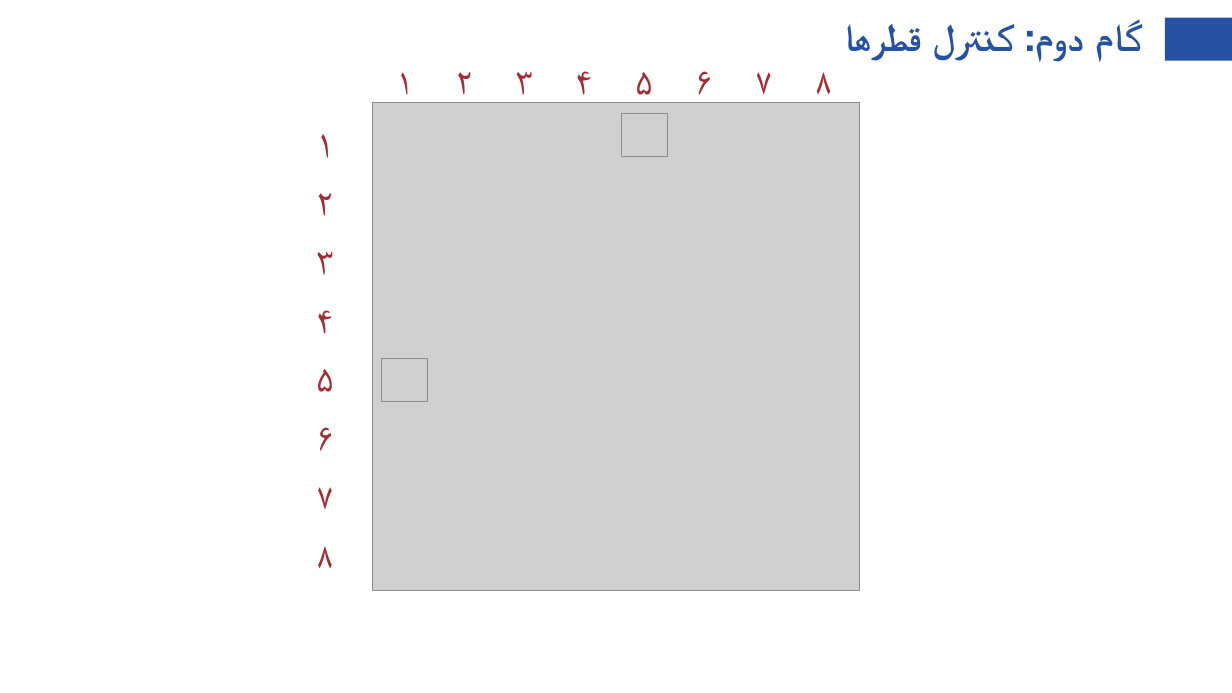
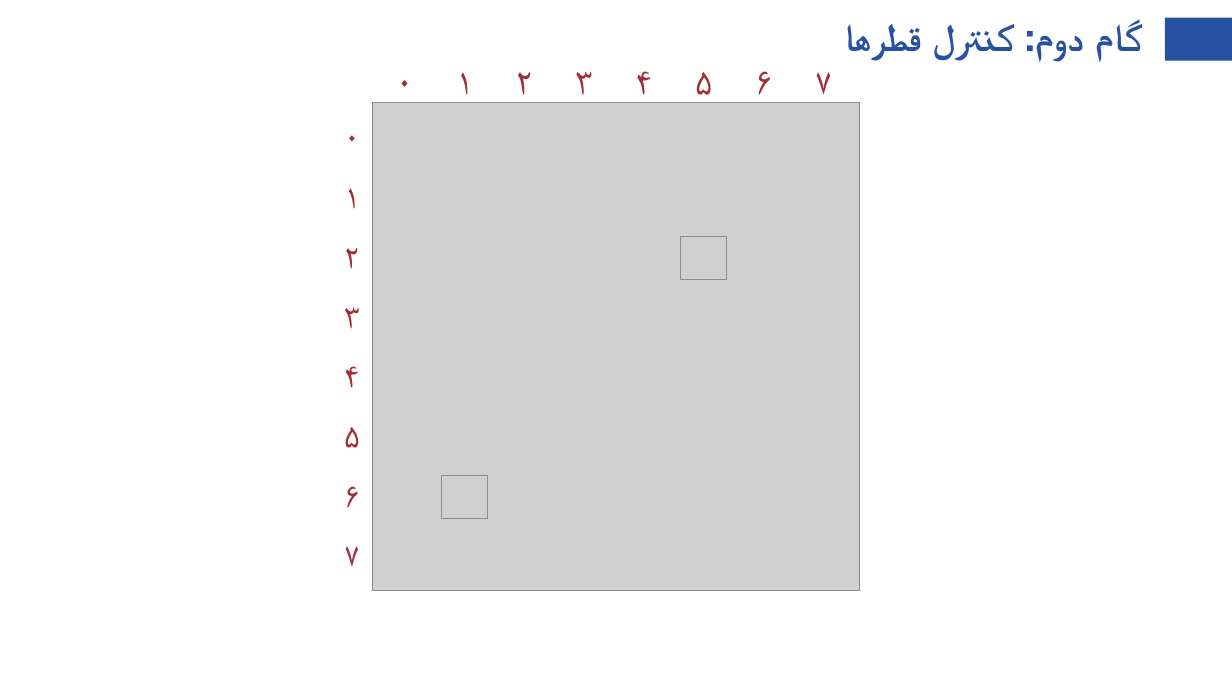
Before and after one commit to SharifiZarchi/Algorithms_Python_HighSchool, a slide deck: slide 104 of Slides/فصل ۷ - نقاشی های فرکتالی/جلسه هفتم .pptx (slide 103 before the commit). Drawn at 1232x693 pixels with LibreOffice and Linux fonts; fonts in the diff are those of the drawing; grey boxes stand for pictures; background and template pictures are left out. Boxes give left, top, right and bottom in pixels: in the first picture for what was removed or moved away, otherwise in the second. Text is boxed around its words. In the diff, an @@ line names an element or a change of style, - is before the commit and + after.

```diff
--- a/Slides/فصل ۷ - نقاشی های فرکتالی/جلسه هفتم .pptx
+++ b/Slides/فصل ۷ - نقاشی های فرکتالی/جلسه هفتم .pptx
@@ 7 texts: place and size @@
-7 texts at bbox=[396, 71, 773, 104]
+7 texts at bbox=[456, 71, 833, 104]
@@ text added at bbox=[396, 80, 414, 104], 28 pt, text #A12E34 @@
+۰
@@ text removed at bbox=[815, 72, 833, 104] @@
-۸
@@ text added at bbox=[344, 135, 360, 142], 25.5 pt, text #A12E34 @@
+۰
@@ text "۱": place and size @@
-text "۱" at bbox=[315, 134, 334, 158]
+text "۱" at bbox=[344, 188, 360, 209]
@@ text "۱" at bbox=[344, 188, 360, 209]: size 30 to 25.5 pt; less space between paragraphs @@
@@ text "۲": place and size @@
-text "۲" at bbox=[316, 193, 334, 216]
+text "۲" at bbox=[344, 248, 360, 269]
@@ picture: place and size @@
-picture at bbox=[621, 114, 667, 157]
+picture at bbox=[681, 237, 727, 280]
@@ text "۳": place and size @@
-text "۳" at bbox=[316, 251, 334, 275]
+text "۳" at bbox=[344, 308, 360, 328]
@@ text "۴": place and size @@
-text "۴" at bbox=[316, 310, 334, 334]
+text "۴" at bbox=[344, 366, 360, 388]
@@ text "۵": place and size @@
-text "۵" at bbox=[316, 369, 334, 392]
+text "۵" at bbox=[344, 427, 360, 448]
@@ size 28 to 25.5 pt; less space between paragraphs in 6 elements at bbox=[344, 248, 360, 269], bbox=[344, 308, 360, 328], bbox=[344, 366, 360, 388], bbox=[344, 427, 360, 448], bbox=[344, 546, 360, 566], bbox=[344, 486, 360, 508] @@
@@ text "۶": place and size @@
-text "۶" at bbox=[316, 427, 334, 451]
+text "۶" at bbox=[344, 486, 360, 508]
@@ picture: place and size @@
-picture at bbox=[382, 359, 428, 402]
+picture at bbox=[442, 475, 488, 518]
@@ text "۷": place and size @@
-text "۷" at bbox=[316, 487, 334, 509]
+text "۷" at bbox=[344, 546, 360, 566]
@@ text removed at bbox=[316, 546, 334, 568] @@
-۸
```
Also in this commit, not shown: 1 other slide changed, 2 slides added, 2 other files.
